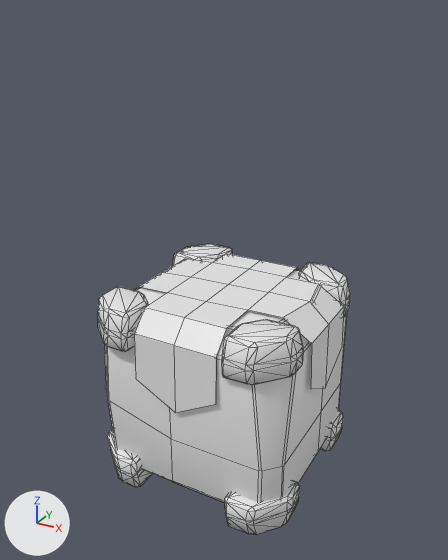
Two versions of the FBX model Assets/Interactables/Pushable/PushableObjectLargeMesh.fbx, one commit apart.
Both versions are drawn from a 50 mm lens placed at (3.41, -6.37, 5.79), pointed at (-0.06, -0.06, 2.64). The axes (+X, +Y, +Z) are drawn at lower left. The lights are the same throughout. Mesh edges are drawn as thin lines. Where no turn or scale is listed for an object, it has been applied to the vertices.

Objects in the first picture: 'Cloth', 'CornerPieces', 'PushableObjectLarge'.
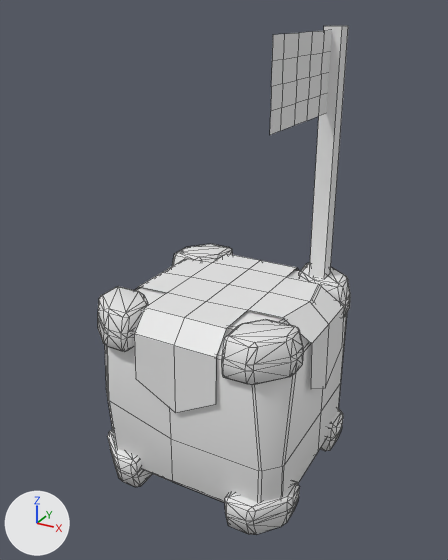
Pixel boxes (x1, y1, x2, y2) of what changed, in the pictures (448 x 560 px):
'Plane', added: after (270, 30, 332, 135)
'Stab', added: after (309, 26, 348, 278)

Patch to the scene script:
```diff
--- a/Assets/Interactables/Pushable/PushableObjectLargeMesh.fbx.py
+++ b/Assets/Interactables/Pushable/PushableObjectLargeMesh.fbx.py
@@ me_plane @@
+me_plane.from_pydata(...)  # 30 vertices, 20 faces; spans x 0.0, y -1.04..0.66, z -0.46..0.46
@@ me_cube_001 @@
+me_cube_001.from_pydata(...)  # a box spanning x -0.11..0.11, y -0.11..0.11, z 0.0..3.09
@@ ob_plane @@
+ob_plane = bpy.data.objects.new('Plane', me_plane)
+ob_plane.location = (0.83, 0.3, 5.1)
@@ ob_stab @@
+ob_stab = bpy.data.objects.new('Stab', me_cube_001)
+ob_stab.location = (0.84, 0.96, 2.51)
```
